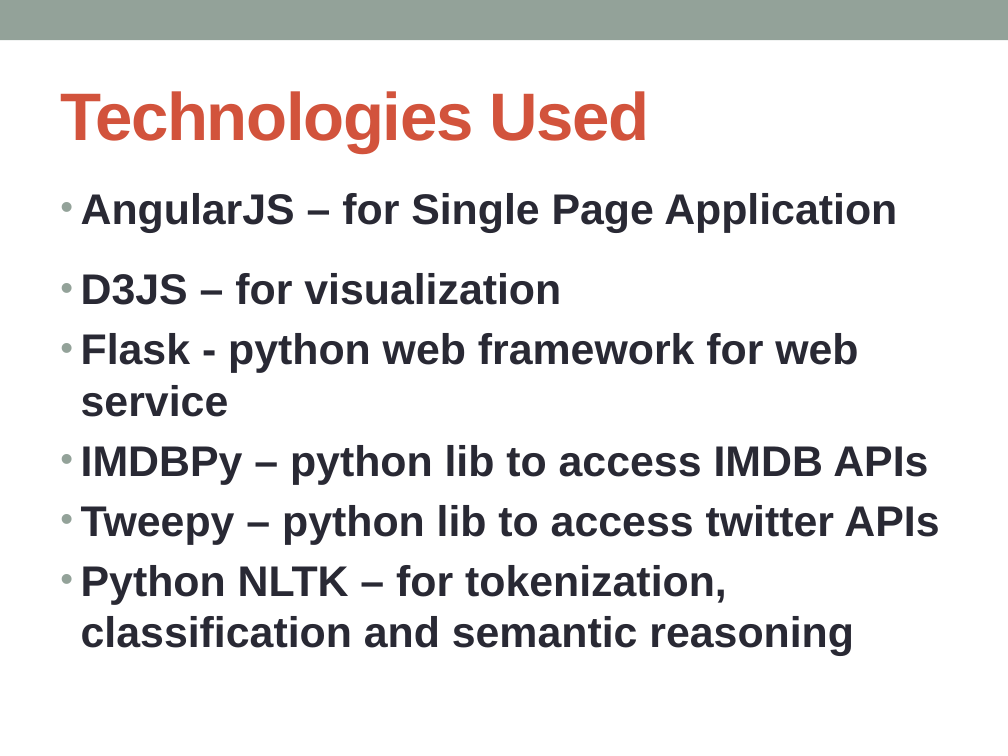
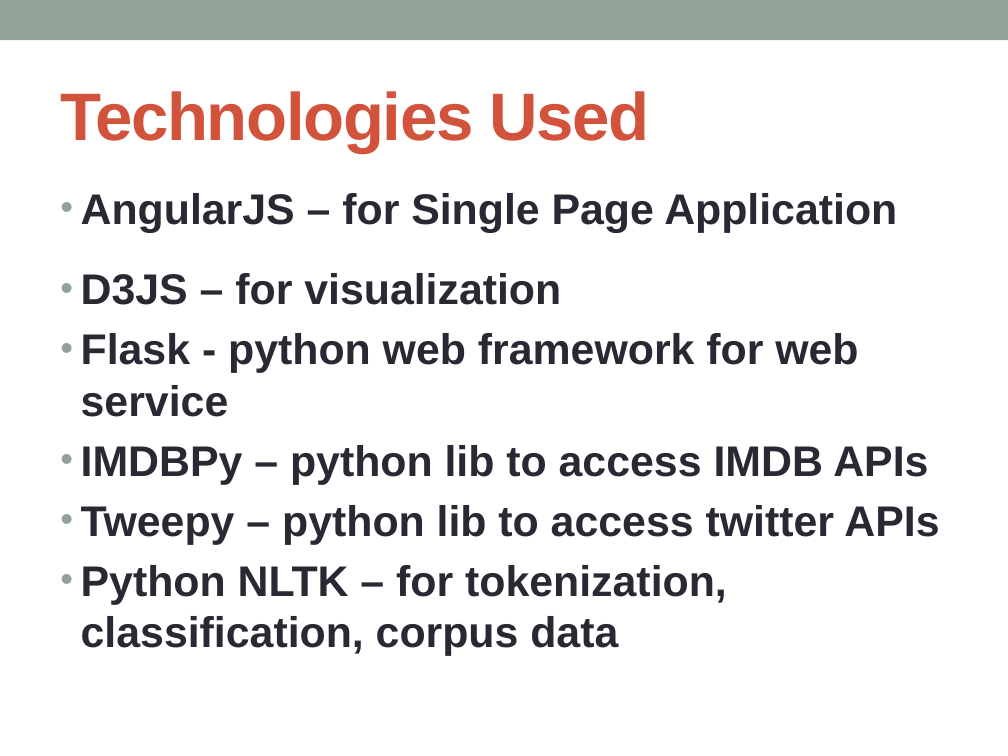
Before and after one commit to sumeshnb/6339Project, a slide deck: slide 3 of midterm_presentation.pptx. Drawn at 1008x756 pixels with LibreOffice and Linux fonts; fonts in the diff are those of the drawing. Boxes give left, top, right and bottom in pixels: in the first picture for what was removed or moved away, otherwise in the second. Text is boxed around its words. In the diff, an @@ line names an element or a change of style, - is before the commit and + after.

```diff
--- a/midterm_presentation.pptx
+++ b/midterm_presentation.pptx
@@ text at box(81, 565, 727, 656): text changed @@
-• Python NLTK – for tokenization, classification and semantic reasoning
+• Python NLTK – for tokenization, classification, corpus data
```
Also in this commit, not shown: 1 other slide changed, 7 slides added.
